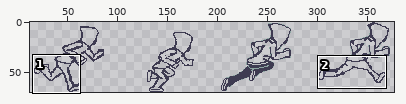
File history of a sprite sheet, MainGame/core/assets/sprites/char/char_run_strip4.png. Above: a wide view before the commit, with the close-up outlined.
Close-up. As it was:
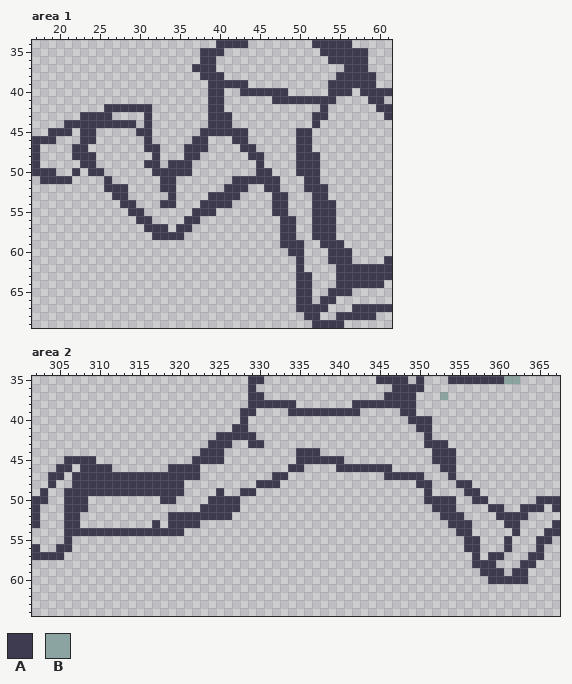
The file is 384x96 pixels. Shown: area 1: x 17..61, y 34..69; area 2: x 302..367, y 35..64. The old version is drawn lined up with the new one, on the new canvas. The wide view leaves out empty margins. The commit also changed other parts of the picture, which this record leaves out.
Palette (. is transparent): A #3e3b51  B #8ca4a1
Pixels before, area 1, first column x 17:
34 .......................AAAA........AAAAA.....
35 .....................AAA............AAAAAA...
36 .....................AA..............AAAAA...
37 ....................AAA................AAA...
38 .....................AAA..............AAAAA..
39 ......................AAAAA..........AAAAAA..
40 ......................AA..AAAAAA.....AAA.AAAA
41 ......................AA......AAAAAAAA....AA.
42 .........AAAAAA.......AA............A......AA
43 ......AAAA....A.......AAA..........AA.......A
44 ....AAAAAAAAA.A.......AAA..........A.........
45 ..AAA.AA.....AA......AAAAAA......AA..........
46 AAA...AA......A.....AA...AA......AA..........
47 A....AA.......AA...AAA....AA.....AA..........
48 A....AAA.......A...AA......AA....AAA.........
49 A.....AA......AA.AAA........A....AAA.........
50 AAA..A.AA......AAAAA........AA...AAA.........
51 .AAAA....A......AA.......AAAAAA...AA.........
52 .........AAA....AA......AAA..AA...AAA........
53 ..........AA.....A....AAAA....AA...AA........
54 ...........AA...AA...AAAA.....AA...AAA.......
55 ............AA......AAA.......AA...AAA.......
56 .............AA....AA..........AA..AAA.......
57 ..............AAA.AA...........AA..AAA.......
58 ...............AAAA............AA..AAA.......
59 ...............................AAA..AAA......
60 ................................AA...AAA.....
61 .................................A...AAA....A
62 .................................A....AAAAAAA
63 .................................AA...AAAAAAA
64 .................................AA...AAAAAA.
65 .................................AA..AAA.....
66 .................................AA.AA.......
67 .................................AAAA...AAAAA
68 ..................................AA..AAAAA..
69 ...................................AAAA......
Pixels before, area 2, first column x 302:
35 ...........................AA..............AAAA.A...AAAAAAABB.....
36 ...........................A.................AAAA.................
37 ...........................AA...............AAAA...B..............
38 ...........................AAAAAA.......AAAAAAAA..................
39 ..........................AA....AAAAAAAAA.....AA..................
40 ..........................A....................AAA................
41 .........................AA.....................AA................
42 .......................AAAAA.....................A................
43 ......................AAA..AA....................AAA..............
44 .....................AAA.........AAA..............AAA.............
45 ....AAAA............AAAA.........AAAAAA...........AAA.............
46 ...AA.AAAA.......AAAA...........AA....AAAAAAA......AA.............
47 ..AA.AAAAAAAAAAAAAAAA.........AA............AAAAA...A.............
48 ..A..AAAAAAAAAAAAAA.........AAA.................AA...AA...........
49 .A..AAAAAAAAAAAAAAA....A..AA.....................A....AA..........
50 AA..AAA.........AA....AAAA.......................AAAA..AA......AAA
51 A...AAA..............AAAAA........................AAA....AA..AAA.A
52 A...AA...........AAAAAAAA..........................AAA....AAAA....
53 A...AA.........A.AAAA...............................AAA....AA....A
54 ....AAAAAAAAAAAAAAA..................................AA.....A...AA
55 ....A.................................................AA...A...AA.
56 A..AA.................................................AA...A...A..
57 AAAA...................................................A.AA...AA..
58 .......................................................AAA...AA...
59 ........................................................AAA.AA....
60 .........................................................AAAAA....
Once edited:
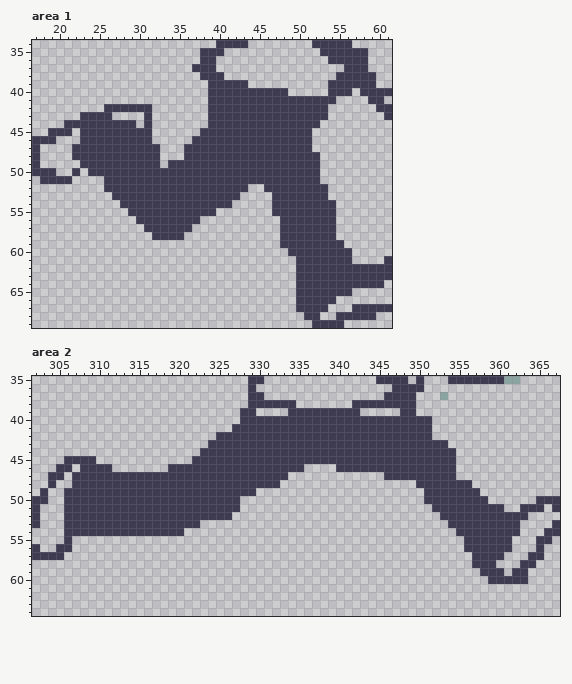
Diff:
canvas 384x96 -> 384x70, the old top-left corner now at 0,-26 (the part of the old canvas that was cut away was empty and is not shown)
Area 1:
y 40: x 41..42 .. -> AA
y 41: x 41..46 ...... -> AAAAAA
y 42: x 41..52 ............ -> AAAAAAAAAAAA
y 43..44: x 42..51 .......... -> AAAAAAAAAA
y 45: x 25..29 ..... -> AAAAA; x 44..49 ...... -> AAAAAA
y 46: x 25..30 ...... -> AAAAAA; x 39..41 ... -> AAA; x 44..49 ...... -> AAAAAA
y 47: x 24..30 ....... -> AAAAAAA; x 39..42 .... -> AAAA; x 45..49 ..... -> AAAAA
y 48: x 25..31 ....... -> AAAAAAA; x 38..43 ...... -> AAAAAA; x 46..49 .... -> AAAA
y 49: x 25..30 ...... -> AAAAAA; x 37..44 ........ -> AAAAAAAA; x 46..49 .... -> AAAA
y 50: x 26..31 ...... -> AAAAAA; x 37..44 ........ -> AAAAAAAA; x 47..49 ... -> AAA
y 51: x 27..32 ...... -> AAAAAA; x 35..41 ....... -> AAAAAAA; x 48..50 ... -> AAA
y 52: x 29..32 .... -> AAAA; x 35..40 ...... -> AAAAAA; x 48..50 ... -> AAA
y 53: x 29..33 ..... -> AAAAA; x 35..38 .... -> AAAA; x 49..51 ... -> AAA
y 54: x 30..32 ... -> AAA; x 35..37 ... -> AAA; x 49..51 ... -> AAA
y 55: x 31..36 ...... -> AAAAAA; x 49..51 ... -> AAA
y 56: x 32..35 .... -> AAAA; x 50..51 .. -> AA
y 57: x 34 . -> A; x 50..51 .. -> AA
y 58: x 50..51 .. -> AA
y 59: x 51..52 .. -> AA
y 60..61: x 51..53 ... -> AAA
y 62: x 51..54 .... -> AAAA
y 63..64: x 52..54 ... -> AAA
y 65: x 52..53 .. -> AA
y 66: x 52 . -> A
Area 2:
y 40: x 329..348 .................... -> AAAAAAAAAAAAAAAAAAAA
y 41: x 329..349 ..................... -> AAAAAAAAAAAAAAAAAAAAA
y 42: x 330..350 ..................... -> AAAAAAAAAAAAAAAAAAAAA
y 43: x 327..328 .. -> AA; x 331..350 .................... -> AAAAAAAAAAAAAAAAAAAA
y 44: x 326..334 ......... -> AAAAAAAAA; x 338..351 .............. -> AAAAAAAAAAAAAA
y 45: x 326..334 ......... -> AAAAAAAAA; x 341..351 ........... -> AAAAAAAAAAA
y 46: x 323..333 ........... -> AAAAAAAAAAA; x 347..352 ...... -> AAAAAA
y 47: x 323..331 ......... -> AAAAAAAAA; x 351..353 ... -> AAA
y 48: x 321..329 ......... -> AAAAAAAAA; x 352..354 ... -> AAA
y 49: x 321..324 .... -> AAAA; x 326..327 .. -> AA; x 352..355 .... -> AAAA
y 50: x 309..317 ......... -> AAAAAAAAA; x 320..323 .... -> AAAA; x 355..356 .. -> AA
y 51: x 309..322 .............. -> AAAAAAAAAAAAAA; x 355..358 .... -> AAAA
y 52: x 308..318 ........... -> AAAAAAAAAAA; x 356..359 .... -> AAAA
y 53: x 308..316 ......... -> AAAAAAAAA; x 318 . -> A; x 357..360 .... -> AAAA
y 54: x 357..361 ..... -> AAAAA
y 55..56: x 358..360 ... -> AAA
y 57: x 358 . -> A
Changed places in both close-ups, as pixel boxes (x1, y1, x2, y2):
added: (88, 88, 336, 304)
added: (80, 416, 512, 560)
